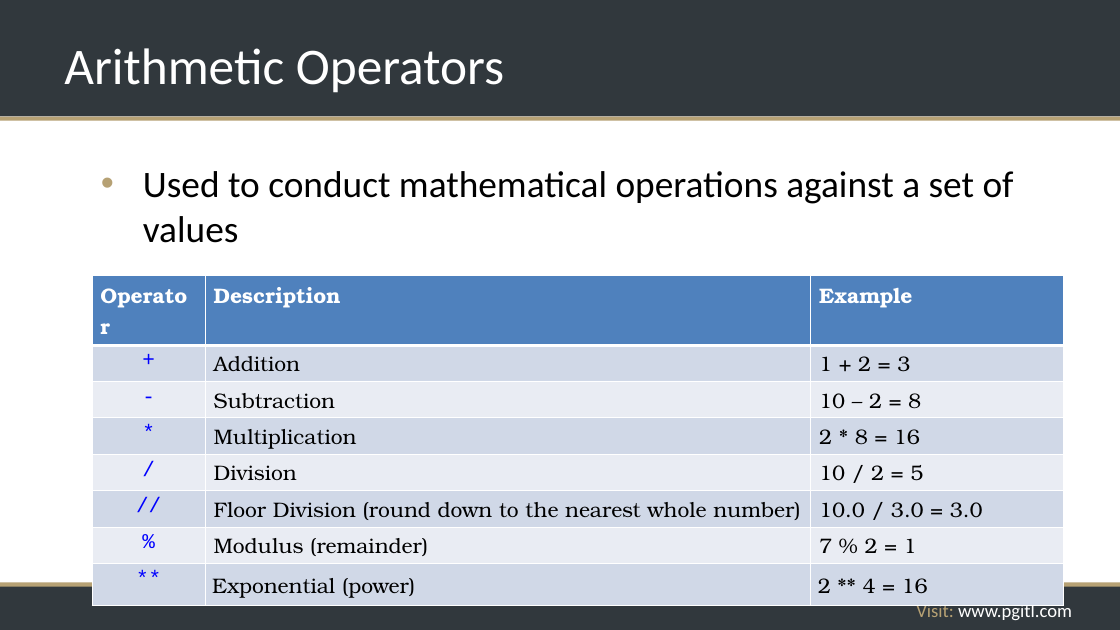
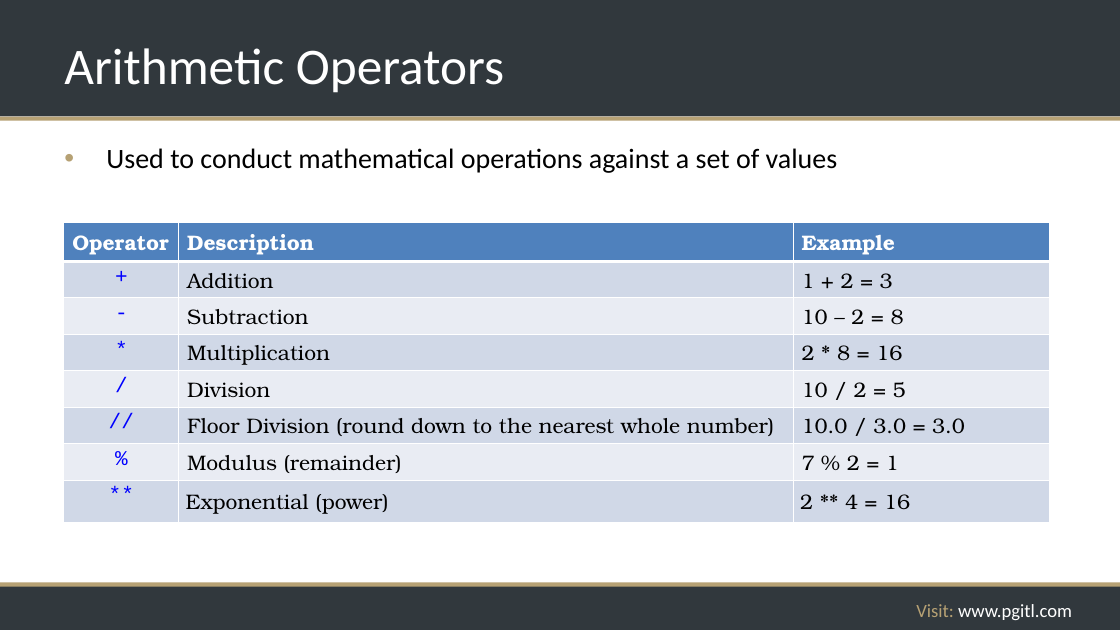
Before and after one commit to rikkouri/project-a, a slide deck: slide 64 of Programming Foundations.pptx. Drawn at 1120x630 pixels with LibreOffice and Linux fonts; fonts in the diff are those of the drawing; background and template pictures are left out. Boxes give left, top, right and bottom in pixels: in the first picture for what was removed or moved away, otherwise in the second. Text is boxed around its words. In the diff, an @@ line names an element or a change of style, - is before the commit and + after.

```diff
--- a/Programming Foundations.pptx
+++ b/Programming Foundations.pptx
@@ text "Used to conduct mathematical operations ...": place and size @@
-text "Used to conduct mathematical operations ..." at [143,171,1014,243]
+text "Used to conduct mathematical operations ..." at [106,148,838,173]
@@ text "Used to conduct mathematical operations ..." at [106,148,838,173]: size 32 to 24 pt; less space between paragraphs @@
@@ table: place and size @@
-table at [92,276,1065,602]
+table at [64,223,1049,518]
```
Also in this commit, not shown: 147 other slides changed, 1 other file.
